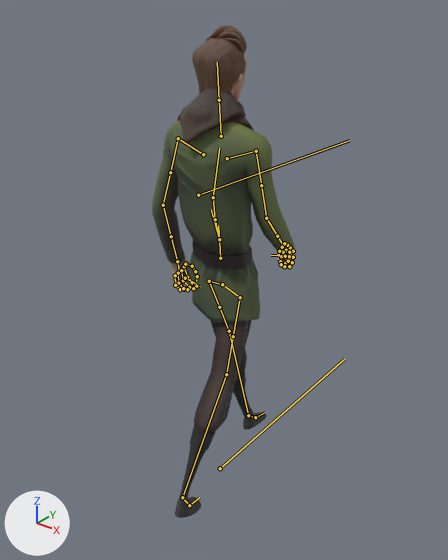
An edit to the FBX model 0_Final Exports/Player Character/ThirdPerson/anim_PlayCh_Walk_B.fbx, drawn before and after from the same camera.
Camera for both pictures: a camera (50 mm lens) standing at (1.3, -1.599, 1.902) and looking at (-0.007, 0.034, 0.89). Arrows for +X, +Y and +Z are at lower left; the lights stay in place. Both versions are drawn at frame 19 of the action 'Scene'; the numbers are the values there. The bones that bend it are drawn over the model as lines.

The first picture shows 'mc_body.001', 'mc_clothing.003', 'mc_clothing.004'.
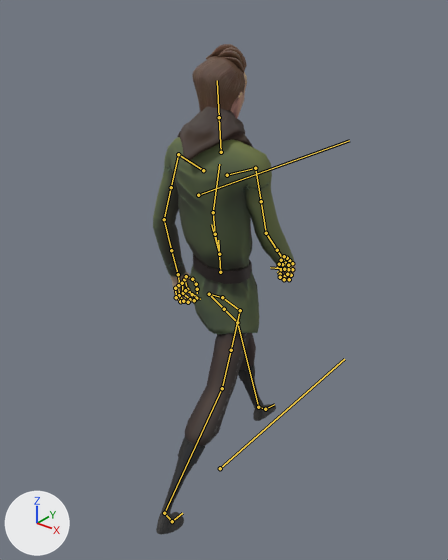
Where the change shows, as pixel boxes [x1, y1, x2, y2] in the pictures (448 x 560 px):
'mc_clothing.003', posed
    before: [152, 89, 295, 322]
    after: [153, 107, 294, 334]
'mc_clothing.004', posed (32% wider)
    before: [175, 320, 266, 518]
    after: [156, 333, 276, 534]
'mc_body.001', posed
    before: [170, 25, 296, 291]
    after: [170, 44, 295, 303]
bone 'CTRL_COG.001', root to tip
    before: (219, 239) to (219, 237)
    after: (219, 254) to (219, 251)
bone 'DEF_thigh.L.001', root to tip
    before: (209, 281) to (219, 307)
    after: (209, 294) to (224, 309)
bone 'DEF_Shin.L.001', root to tip
    before: (229, 331) to (248, 415)
    after: (237, 322) to (258, 407)
bone 'DEF_thigh.R.001', root to tip
    before: (240, 297) to (233, 336)
    after: (240, 310) to (231, 350)
bone 'DEF_Shin.R.001', root to tip
    before: (226, 374) to (182, 497)
    after: (222, 388) to (164, 513)
bone 'DEF_foot.R.001', root to tip
    before: (182, 497) to (189, 505)
    after: (164, 513) to (172, 521)
bone 'DEF_Spine.002', root to tip
    before: (219, 239) to (215, 219)
    after: (219, 254) to (215, 234)
bone 'DEF_Thumb.R.005', root to tip
    before: (279, 251) to (279, 255)
    after: (279, 264) to (277, 268)

Diff of the bpy script that builds the scene:
```diff
--- a/0_Final Exports/Player Character/ThirdPerson/anim_PlayCh_Walk_B.fbx.py
+++ b/0_Final Exports/Player Character/ThirdPerson/anim_PlayCh_Walk_B.fbx.py
@@ bone_ctrl_cog_001 @@
 bone_ctrl_cog_001 = bpy.data.objects['char_rig'].pose.bones['CTRL_COG.001']  # child of 'CTRL_Global'
-bone_ctrl_cog_001.location = (0.0, -0.034, 0.0)
+bone_ctrl_cog_001.location = (0.0, -0.09, 0.0)
@@ bone_def_thigh_l_001 @@
 bone_def_thigh_l_001 = bpy.data.objects['char_rig'].pose.bones['DEF_thigh.L.001']  # child of 'DEF_Hips.L.001'
-bone_def_thigh_l_001.rotation_quaternion = (0.986, -0.159, -0.052, 0.027)  # degrees (-18, -5, 4)
+bone_def_thigh_l_001.rotation_quaternion = (0.948, -0.311, -0.062, -0.005)  # degrees (-36, -7, 2)
@@ bone_def_shin_l_001 @@
 bone_def_shin_l_001 = bpy.data.objects['char_rig'].pose.bones['DEF_Shin.L.001']  # child of 'DEF_thigh.L.004'
-bone_def_shin_l_001.rotation_quaternion = (0.999, 0.033, 0.0, 0.009)  # degrees (4, 0, 1)
+bone_def_shin_l_001.rotation_quaternion = (0.981, 0.19, 0.0, 0.049)  # degrees (22, -1, 6)
@@ bone_def_thigh_r_001 @@
 bone_def_thigh_r_001 = bpy.data.objects['char_rig'].pose.bones['DEF_thigh.R.001']  # child of 'DEF_Hips.R.001'
-bone_def_thigh_r_001.rotation_quaternion = (0.977, 0.178, -0.113, 0.006)  # degrees (21, -13, -2)
+bone_def_thigh_r_001.rotation_quaternion = (0.969, 0.232, -0.083, 0.025)  # degrees (27, -10, 1)
@@ bone_def_shin_r_001 @@
 bone_def_shin_r_001 = bpy.data.objects['char_rig'].pose.bones['DEF_Shin.R.001']  # child of 'DEF_thigh.R.004'
-bone_def_shin_r_001.rotation_quaternion = (0.999, 0.047, 0.0, -0.012)  # degrees (5, 0, -1)
+bone_def_shin_r_001.rotation_quaternion = (0.997, 0.073, 0.0, -0.019)  # degrees (8, 0, -2)
@@ bone_def_foot_r_001 @@
 bone_def_foot_r_001 = bpy.data.objects['char_rig'].pose.bones['DEF_foot.R.001']  # child of 'DEF_Shin.R.001'
-bone_def_foot_r_001.rotation_quaternion = (0.997, 0.049, 0.009, 0.06)  # degrees (6, 1, 7)
+bone_def_foot_r_001.rotation_quaternion = (0.999, -0.032, -0.013, 0.032)  # degrees (-4, -1, 4)
@@ bone_def_spine_002 @@
 bone_def_spine_002 = bpy.data.objects['char_rig'].pose.bones['DEF_Spine.002']
-bone_def_spine_002.location = (0.0, -0.034, 0.007)
+bone_def_spine_002.location = (0.0, -0.088, 0.019)
@@ bone_def_thumb_r_005 @@
 bone_def_thumb_r_005 = bpy.data.objects['char_rig'].pose.bones['DEF_Thumb.R.005']  # child of 'DEF_Thumb.R.003'
-bone_def_thumb_r_005.rotation_quaternion = (0.851, -0.525, 0.0, 0.0)  # degrees (-63, 0, 0)
+bone_def_thumb_r_005.rotation_quaternion = (1.0, 0.0, 0.0, 0.0)  # degrees (0, 0, 0)
```
